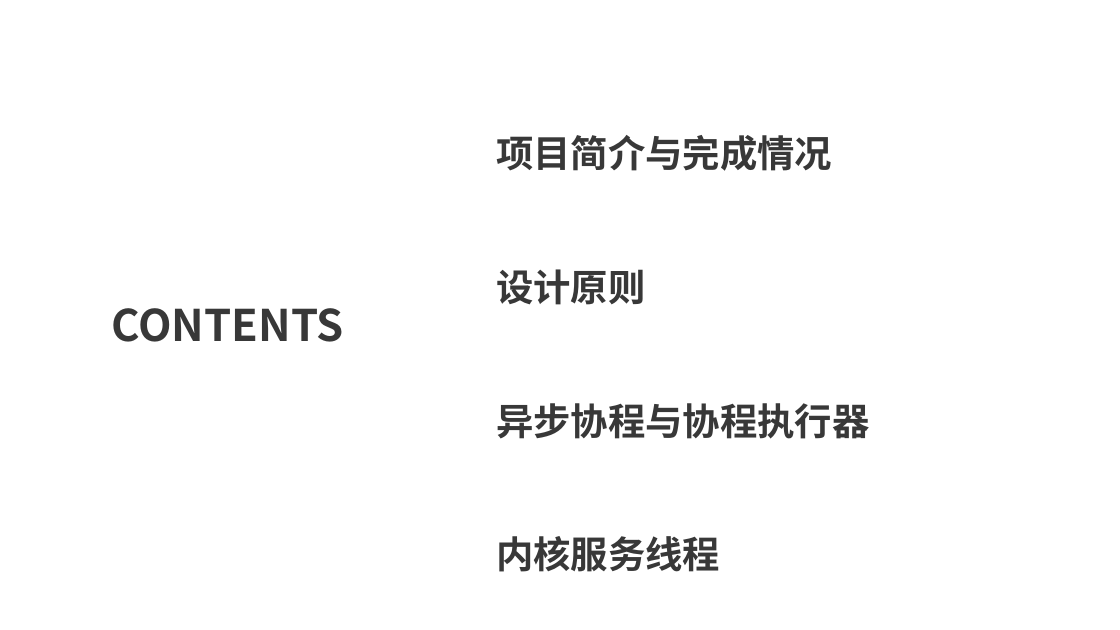
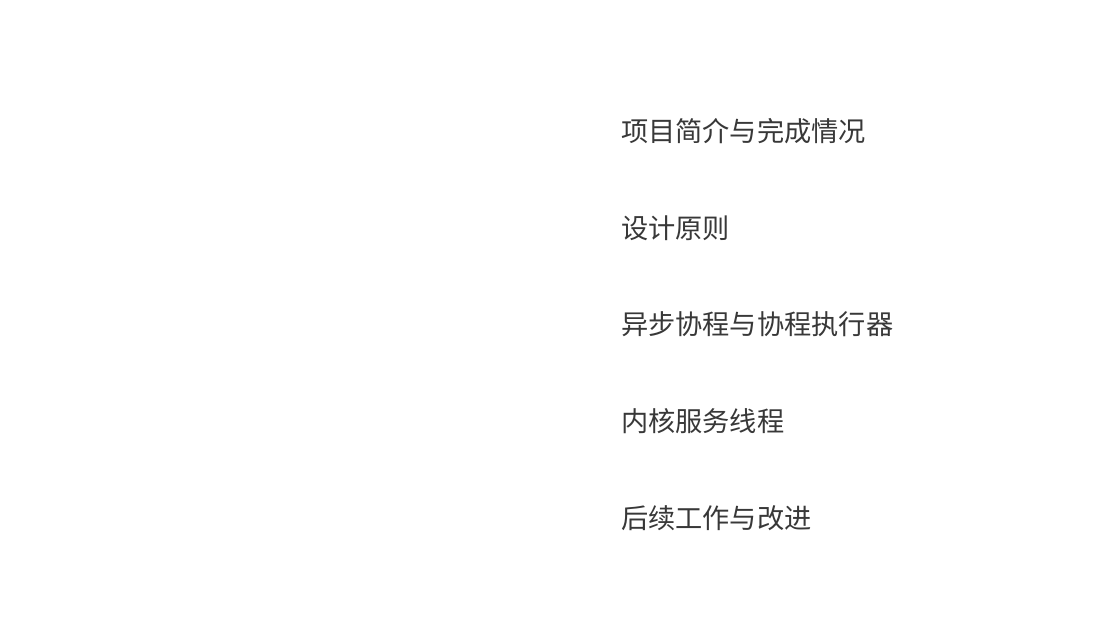
Before and after one commit to flying-rind/mini-Rust-os, a slide deck: slide 2 of tutorial/Mini-Rust-OS.pptx. Drawn at 1120x630 pixels with LibreOffice and Linux fonts; fonts in the diff are those of the drawing; background and template pictures are left out. Boxes give left, top, right and bottom in pixels: in the first picture for what was removed or moved away, otherwise in the second. Text is boxed around its words. In the diff, an @@ line names an element or a change of style, - is before the commit and + after.

Commit message:
Finish ppt.

```diff
--- a/tutorial/Mini-Rust-OS.pptx
+++ b/tutorial/Mini-Rust-OS.pptx
@@ text "项目简介与完成情况": place and size @@
-text "项目简介与完成情况" at box(496, 135, 832, 171)
+text "项目简介与完成情况" at box(621, 118, 866, 144)
@@ text "设计原则": place and size @@
-text "设计原则" at box(496, 269, 645, 305)
+text "设计原则" at box(621, 215, 730, 240)
@@ text "CONTENTS": place and size @@
-text "CONTENTS" at box(112, 308, 344, 342)
+text "CONTENTS" at box(130, 237, 346, 393)
@@ text "CONTENTS" at box(130, 237, 346, 393): size 28 to 38.5 pt, text colour #383838 to #FFFFFF; vertical alignment top to middle @@
@@ text "异步协程与协程执行器": place and size @@
-text "异步协程与协程执行器" at box(496, 403, 869, 439)
+text "异步协程与协程执行器" at box(621, 311, 893, 337)
@@ size 24 to 17.5 pt, font Times New Roman to Noto Sans CJK SC, bold off in 4 elements at box(621, 118, 866, 144), box(621, 215, 730, 240), box(621, 311, 893, 337), box(621, 408, 784, 434) @@
@@ text "内核服务线程": place and size @@
-text "内核服务线程" at box(496, 536, 720, 572)
+text "内核服务线程" at box(621, 408, 784, 434)
@@ text added at box(621, 505, 811, 530), 17.5 pt, text #383838 @@
+后续工作与改进
```
Also in this commit, not shown: 4 other slides changed, 2 slides added, 2 other files.
